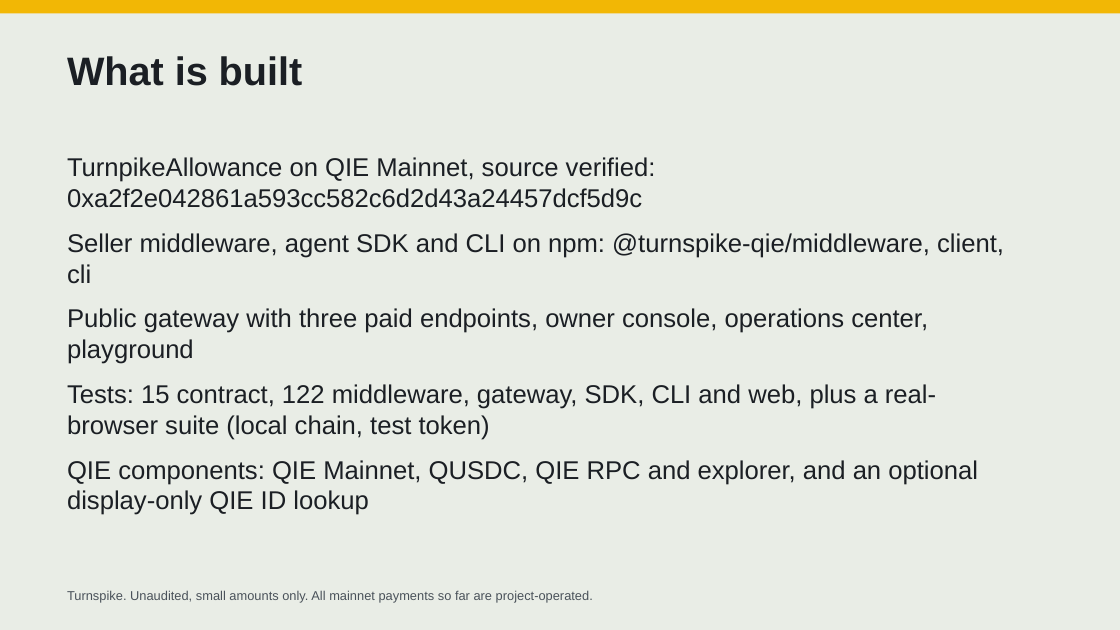
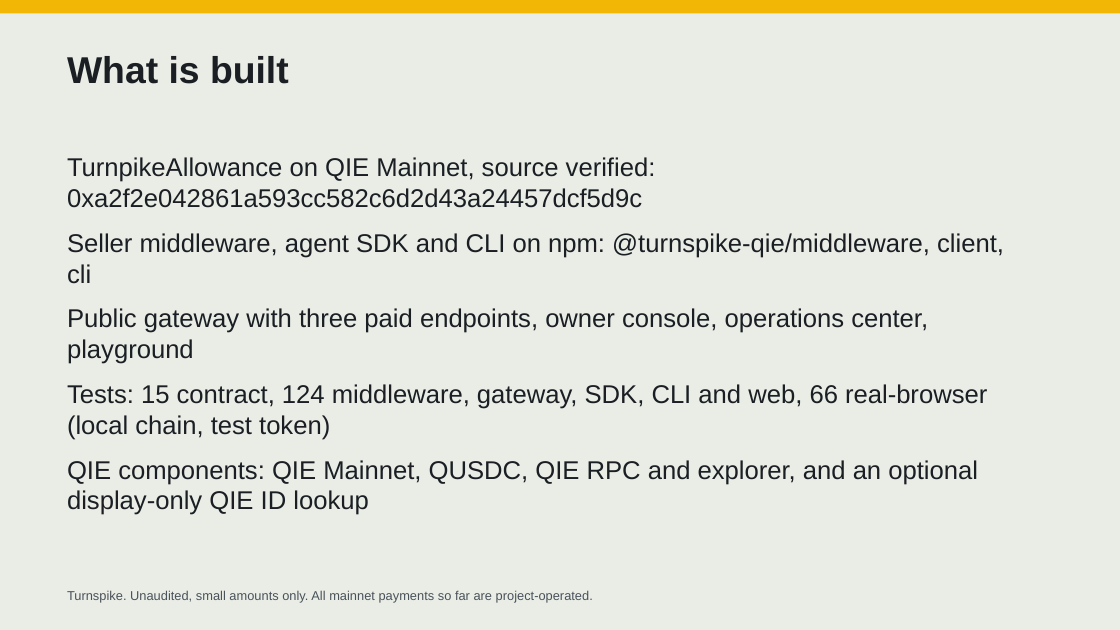
Before and after one commit to ometere123/Turnspike, a slide deck: slide 6 of docs/submission/presentation/Turnspike-presentation.pptx. Drawn at 1120x630 pixels with LibreOffice and Linux fonts; fonts in the diff are those of the drawing. Boxes give left, top, right and bottom in pixels: in the first picture for what was removed or moved away, otherwise in the second. Text is boxed around its words. In the diff, an @@ line names an element or a change of style, - is before the commit and + after.

```diff
--- a/docs/submission/presentation/Turnspike-presentation.pptx
+++ b/docs/submission/presentation/Turnspike-presentation.pptx
@@ text "What is built" at (67, 56, 289, 84): size 34 to 32 pt @@
@@ text at (67, 384, 987, 440): text changed @@
-Tests: 15 contract, 122 middleware, gateway, SDK, CLI and web, plus a real-browser suite (local chain, test token)
+Tests: 15 contract, 124 middleware, gateway, SDK, CLI and web, 66 real-browser (local chain, test token)
```
Also in this commit, not shown: 7 other slides changed, 1 slide added, 35 other files.
